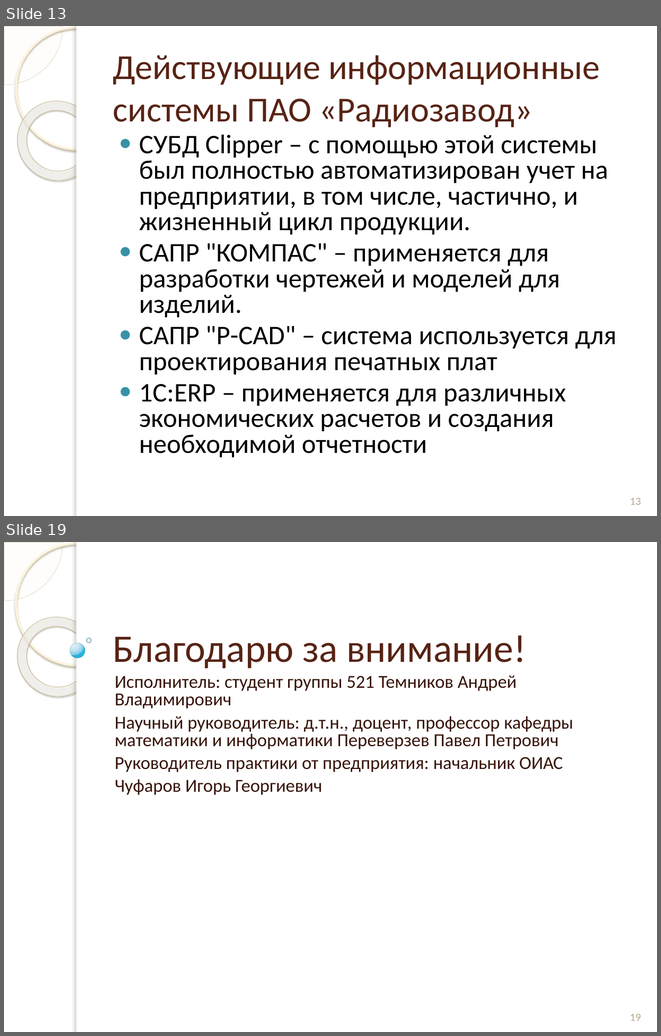
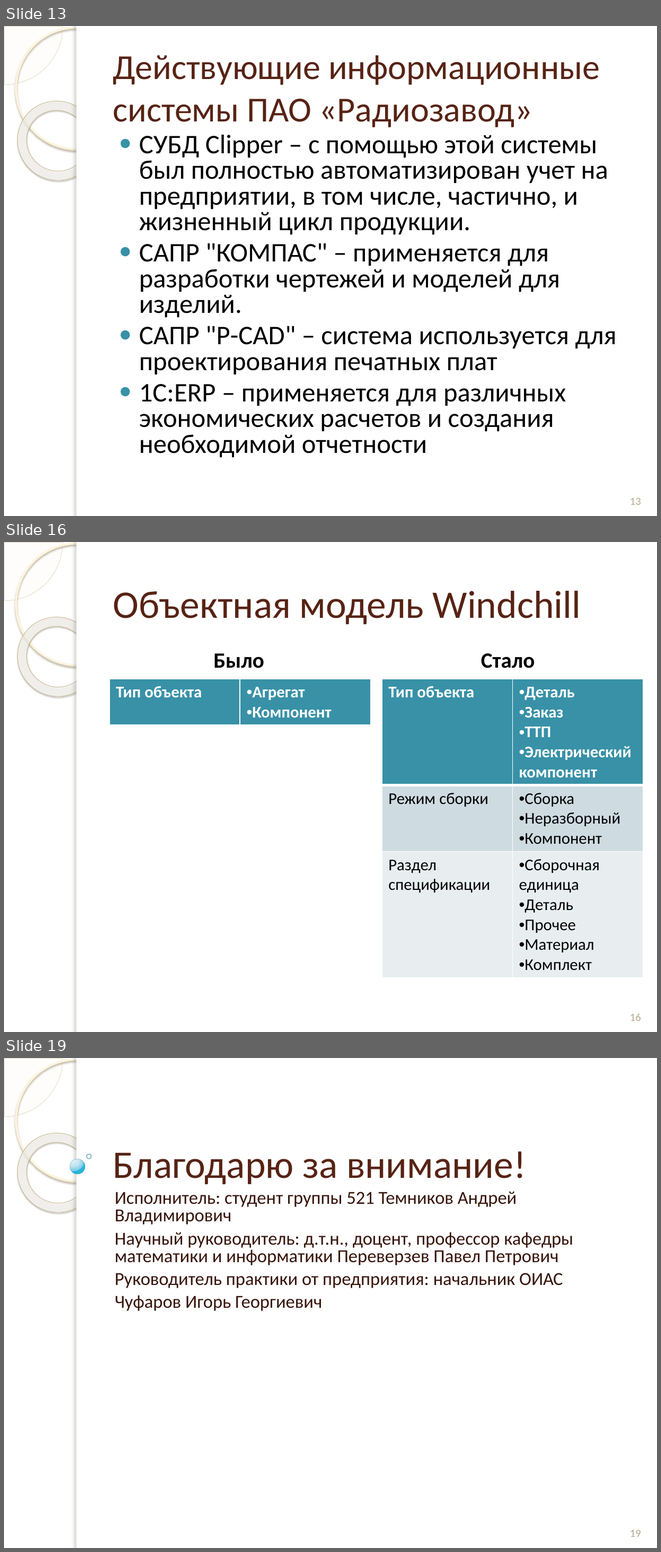
Before and after one commit to andreytemn/university, a slide deck: diplom/презентация к отчету.pptx. Shown one above the other, each under a label of ours: slides 13 and 19 before the commit, slides 13, 16 and 19 after it; the slides between them are not shown. The pictures are 661x1036 and 661x1552 pixels, drawn with LibreOffice and Linux fonts; fonts in the diff are those of the drawing; background and template pictures are left out. Boxes give left, top, right and bottom in pixels: in the first picture for what was removed or moved away, otherwise in the second. Text is boxed around its words. In the diff, an @@ line names an element or a change of style, - is before the commit and + after.

```diff
--- a/diplom/презентация к отчету.pptx
+++ b/diplom/презентация к отчету.pptx
@@ slide 16 added at (4,542,657,1032), background picture (left out); not listed: 5 template elements that a slide beside it also shows @@
@@ title added at (113,591,581,624), 43 pt, text #572314 @@
+Объектная модель Windchill
@@ text added at (213,653,264,668), 24 pt, text #000000, bold @@
+Было
@@ text added at (481,653,535,668), 24 pt, text #000000, bold @@
+Стало
@@ table added at (109,679,370,725), 1 rows, 2 columns @@
+Тип объекта | Агрегат / Компонент
@@ table added at (382,679,643,973), 3 rows, 2 columns @@
+Тип объекта | Деталь / Заказ / ТТП / Электрический компонент
+Режим сборки | Сборка / Неразборный / Компонент
+Раздел спецификации | Сборочная единица / Деталь / Прочее / Материал / Комплект
@@ page number added at (630,1013,641,1021), 12 pt, text #B6A98A @@
+16
```
Also in this commit, not shown: 1 slide changed, 3 other slides added, 4 slides removed, 4 other files.
